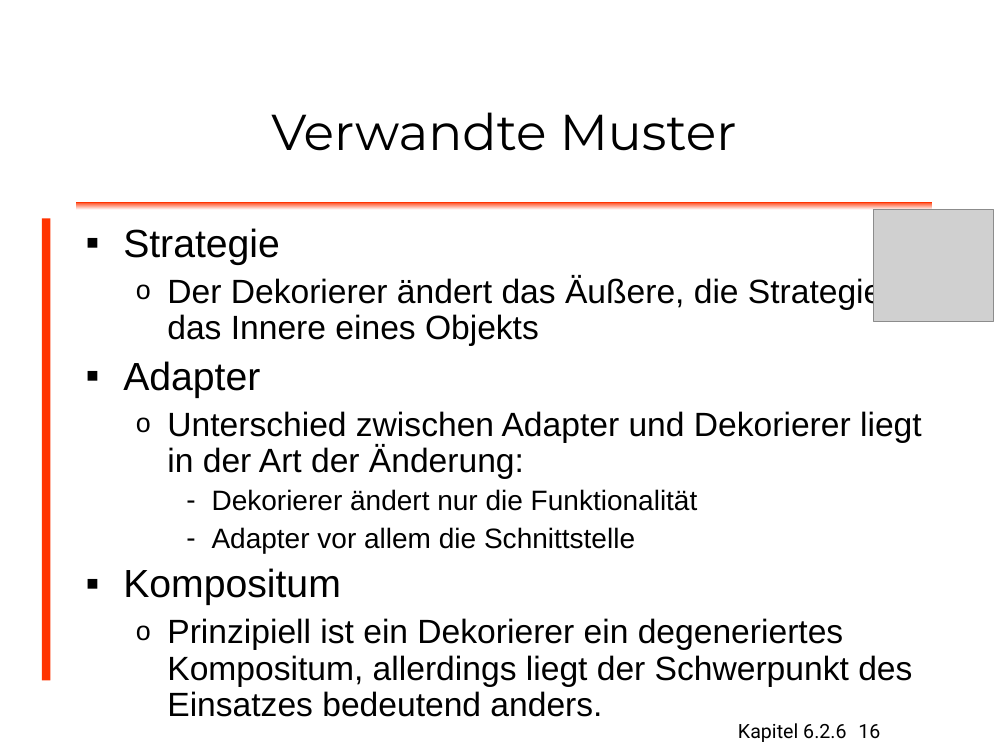
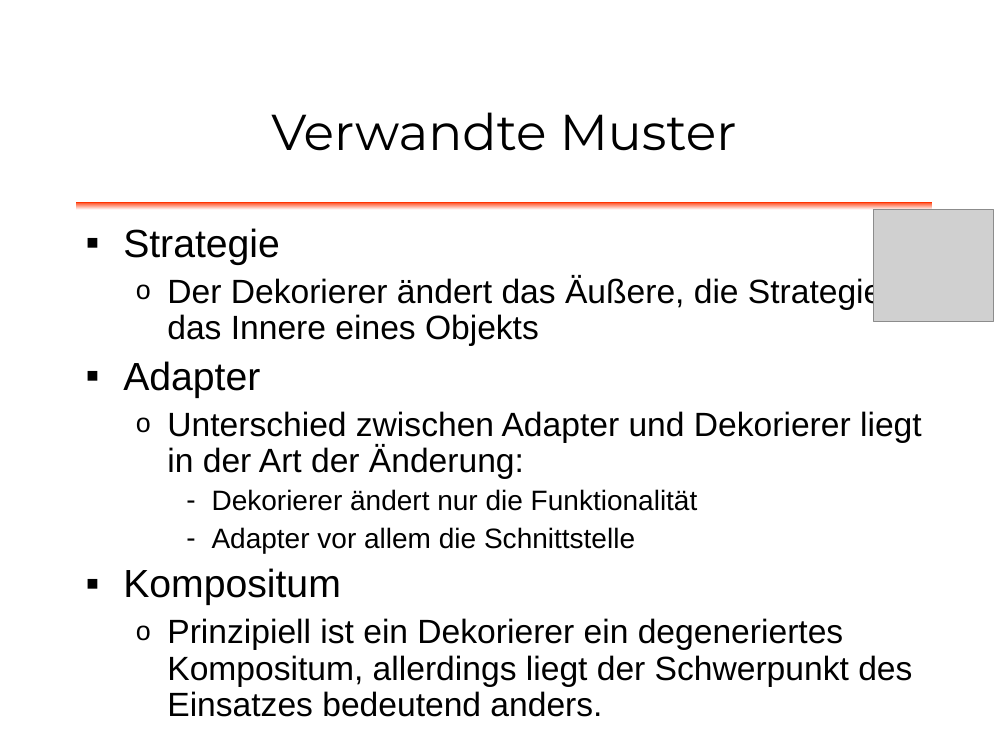
Before and after one commit to dlindner/vorlesung-se2-dhbw, a slide deck: slide 16 of added_2003/Entwurfsmuster/Entwurfsmuster Dekorierer.odp. Drawn at 1008x756 pixels with LibreOffice and Linux fonts; fonts in the diff are those of the drawing; grey boxes stand for pictures; background and template pictures are left out. Boxes give left, top, right and bottom in pixels: in the first picture for what was removed or moved away, otherwise in the second. Text is boxed around its words. In the diff, an @@ line names an element or a change of style, - is before the commit and + after.

```diff
--- a/added_2003/Entwurfsmuster/Entwurfsmuster Dekorierer.odp
+++ b/added_2003/Entwurfsmuster/Entwurfsmuster Dekorierer.odp
@@ rectangle removed at [42,219,50,680] @@
@@ text removed at [738,723,846,742] @@
-Kapitel 6.2.6
@@ page number removed at [858,724,880,739] @@
-16
```
Also in this commit, not shown: 15 other slides changed.
